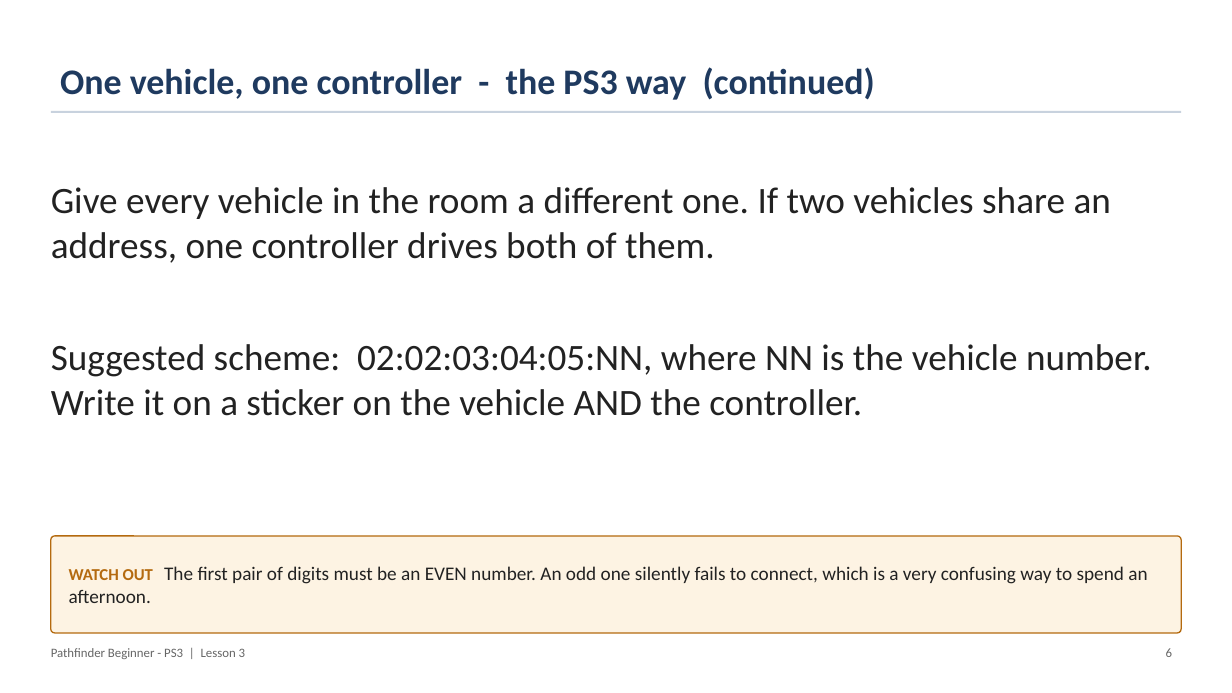
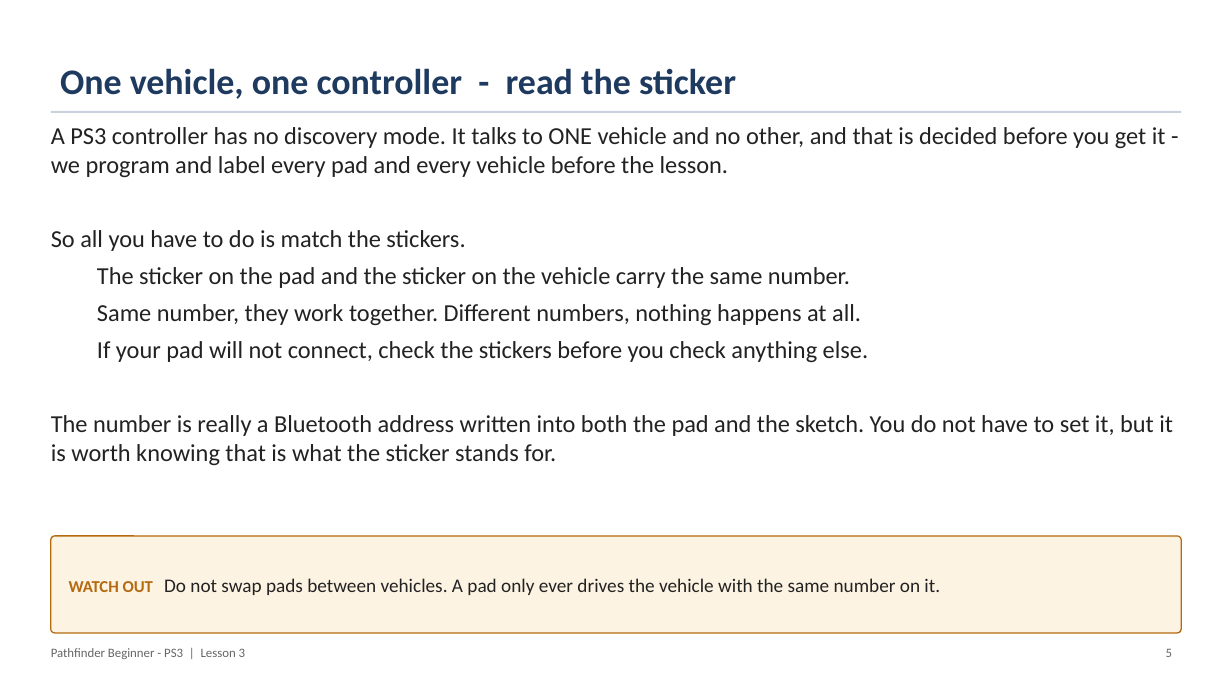
Before and after one commit to PorpoiseRobotics/porpoise-robotics, a slide deck: slide 6 of ground-vehicle/docs/courses/beginner-ps3/l3_controller_programming.pptx (slide 7 before the commit). Drawn at 1232x693 pixels with LibreOffice and Linux fonts; fonts in the diff are those of the drawing. Boxes give left, top, right and bottom in pixels: in the first picture for what was removed or moved away, otherwise in the second. Text is boxed around its words. In the diff, an @@ line names an element or a change of style, - is before the commit and + after.

```diff
--- a/ground-vehicle/docs/courses/beginner-ps3/l3_controller_programming.pptx
+++ b/ground-vehicle/docs/courses/beginner-ps3/l3_controller_programming.pptx
@@ title at bbox=[60, 68, 736, 99]: text changed @@
-One vehicle, one controller - the PS3 way (continued)
+One vehicle, one controller - read the sticker
@@ text at bbox=[51, 127, 1173, 465]: text changed; size 29 to 19 pt @@
-Give every vehicle in the room a different one. If two vehicles share an address, one controller drives both of them.
-Suggested scheme: 02:02:03:04:05:NN, where NN is the vehicle number. Write it on a sticker on the vehicle AND the controller.
+A PS3 controller has no discovery mode. It talks to ONE vehicle and no other, and that is decided before you get it - we program and label every pad and every vehicle before the lesson.
+So all you have to do is match the stickers.
+  The sticker on the pad and the sticker on the vehicle carry the same number.
+  Same number, they work together. Different numbers, nothing happens at all.
+  If your pad will not connect, check the stickers before you check anything else.
+The number is really a Bluetooth address written into both the pad and the sketch. You do not have to set it, but it is worth knowing that is what the sticker stands for.
@@ text in rounded rectangle at bbox=[69, 578, 940, 595]: text changed @@
-WATCH OUT The first pair of digits must be an EVEN number. An odd one silently fails to connect, which is a very confusing way to spend an afternoon.
+WATCH OUT Do not swap pads between vehicles. A pad only ever drives the vehicle with the same number on it.
@@ text at bbox=[1166, 649, 1172, 657]: text changed @@
-6
+5
```
Also in this commit, not shown: 6 other slides changed, 1 slide added, 2 slides removed, 17 other files.
